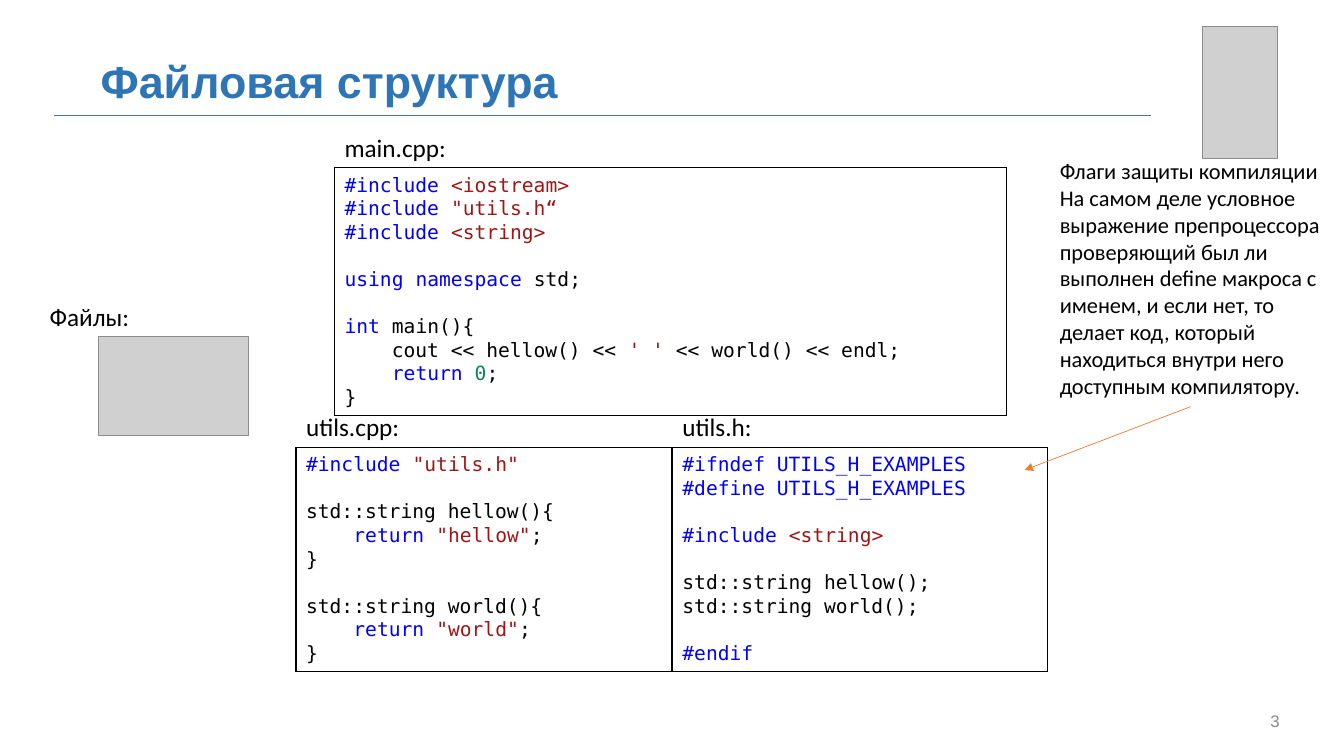
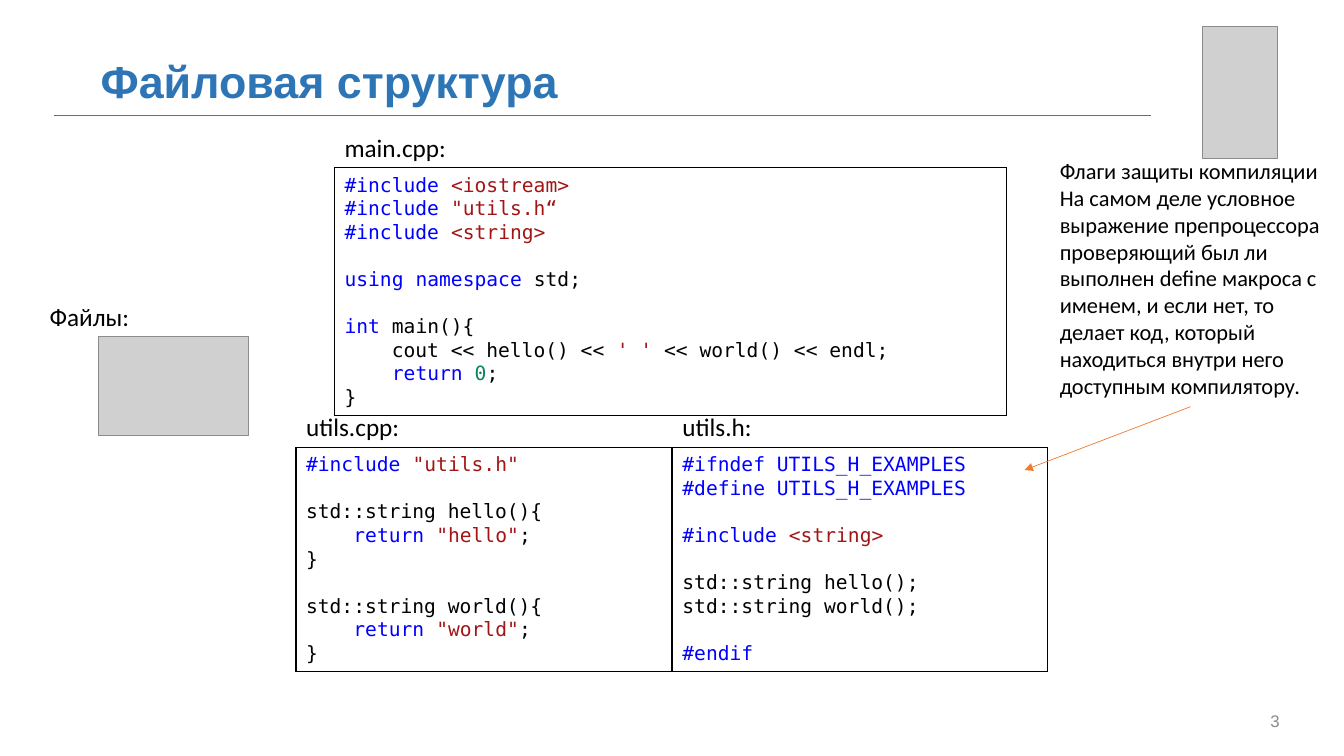
Before and after one commit to MUCTR-IKT-CPP/cpp_course, a slide deck: slide 3 of Лекции/2025/3/Пользовательские типы, структры, объединения.pptx. Drawn at 1344x756 pixels with LibreOffice and Linux fonts; fonts in the diff are those of the drawing; grey boxes stand for pictures; background and template pictures are left out. Boxes give left, top, right and bottom in pixels: in the first picture for what was removed or moved away, otherwise in the second. Text is boxed around its words. In the diff, an @@ line names an element or a change of style, - is before the commit and + after.

```diff
--- a/Лекции/2025/3/Пользовательские типы, структры, объединения.pptx
+++ b/Лекции/2025/3/Пользовательские типы, структры, объединения.pptx
@@ text in rectangle at (x1=392, y1=342, x2=888, y2=360): text changed @@
-cout << hellow() << ' ' << world() << endl;
+cout << hello() << ' ' << world() << endl;
@@ text in rectangle at (x1=306, y1=503, x2=542, y2=545): text changed @@
-std::string hellow(){
-return "hellow";
+std::string hello(){
+return "hello";
@@ text in rectangle at (x1=682, y1=574, x2=918, y2=594): text changed @@
-std::string hellow();
+std::string hello();
```
Also in this commit, not shown: 7 other slides changed, 6 slides added, 1 slide removed, 1 other file.
